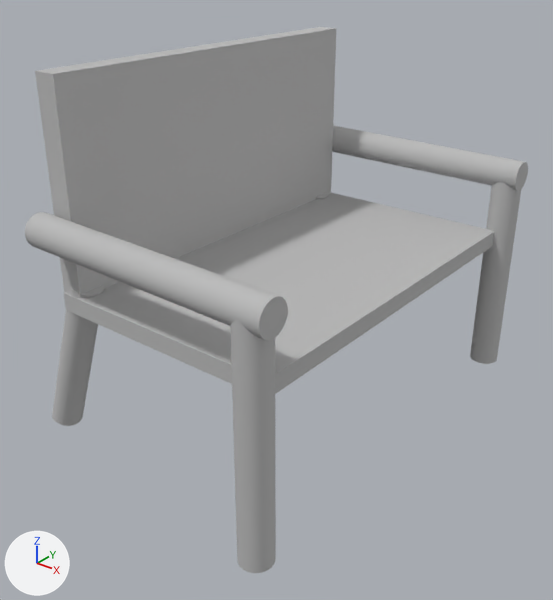
Before and after pictures for a commit that changed the OBJ model Project1Vac/Project1Vac/Models/Silla/Silla.obj.
Rendered twice from a 50 mm camera at (4.58, -10.76, 6.51) aimed at (-2.22, -2.26, 1.24). The axes (+X, +Y, +Z) are drawn at lower left. The lights are the same throughout. Where no turn or scale is listed for an object, it has been applied to the vertices.

Objects in the first picture: 'Silla'.
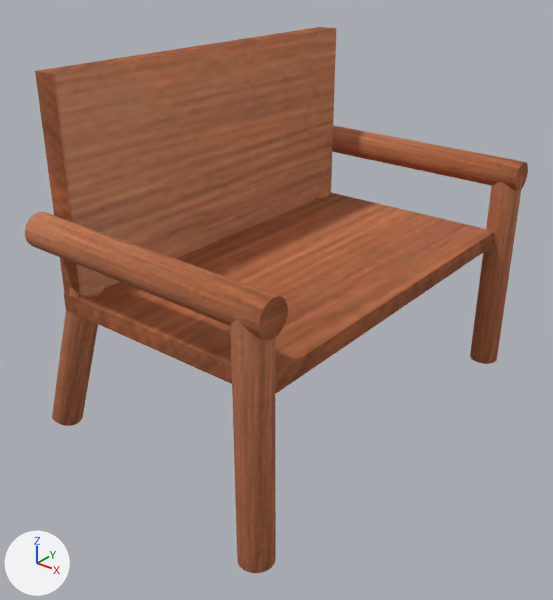
What changed in the scene script:
```text
Add img_silla_png:
    img_silla_png = load_image('Silla.png', 'Silla.png', 256, 256, 'sRGB')
Add mat_lambert4sg:
    mat_lambert4sg = principled_material('lambert4SG')
    mat_lambert4sg.texture = img_silla_png
    mat_lambert4sg.roughness = 1.0
Change me_silla:
    where me_silla.from_pydata(...)  # 268 vertices, 372 faces; spans x -4.9..0.08, y -5.41..1.64, z -0.72..4.91
    remove me_silla.materials.append(mat_initialshadinggroup)  # grey #bcbcbc
    add me_silla.materials.append(mat_lambert4sg)  # picture img_silla_png
```

Changed parts and their boxes [x1, y1, x2, y2] in the pictures (553 x 600 px):
'Silla', recoloured (grey to brown): [25, 27, 528, 573] in both
